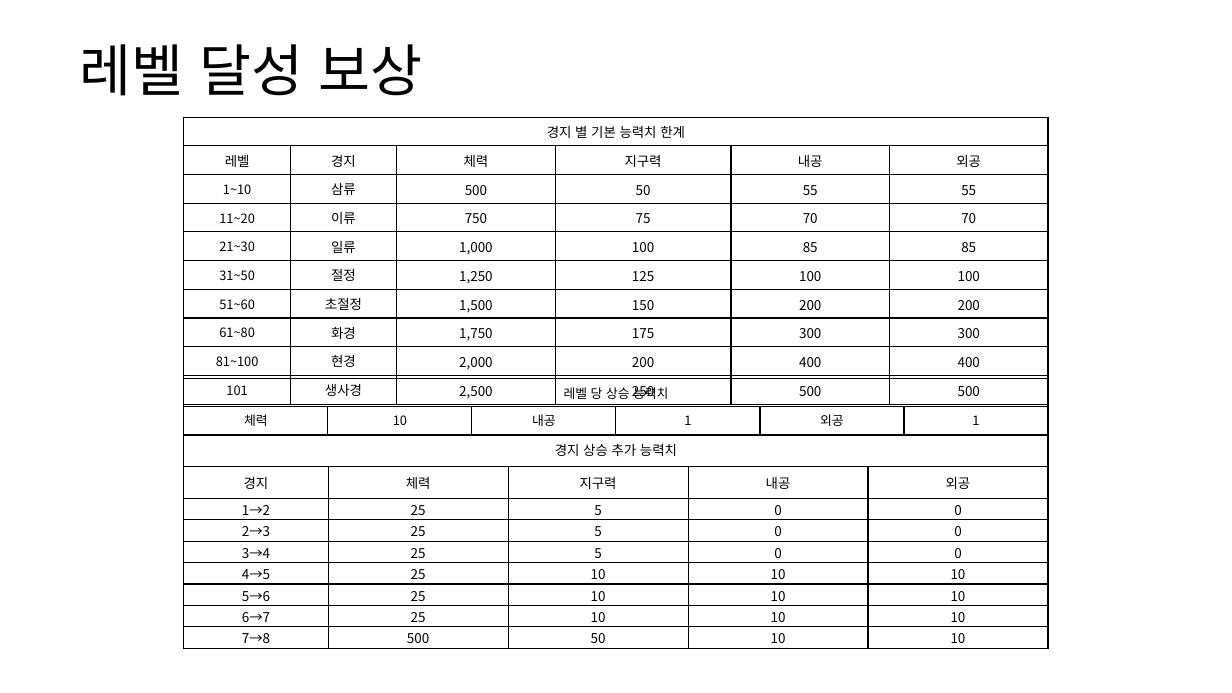
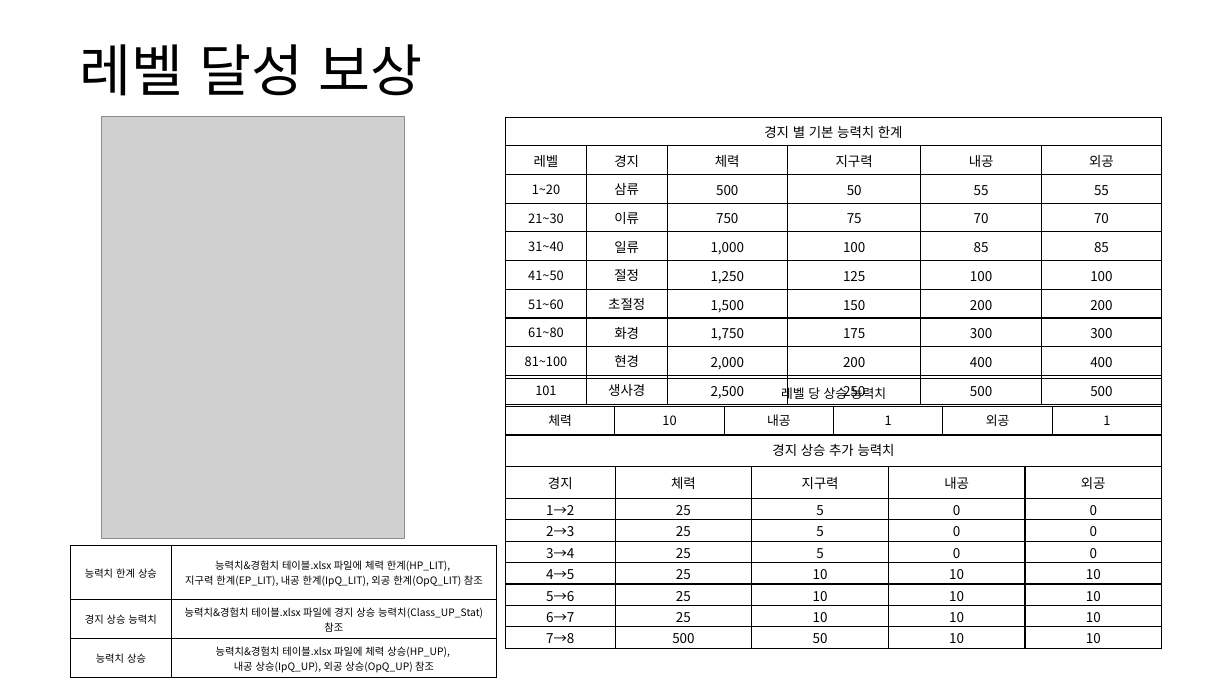
Before and after one commit to yjk0401/unityenginebasic_9th, a slide deck: slide 7 of 기획/방랑엽사전/레벨업 시스템 기획서.pptx. Drawn at 1232x693 pixels with LibreOffice and Linux fonts; fonts in the diff are those of the drawing; grey boxes stand for pictures. Boxes give left, top, right and bottom in pixels: in the first picture for what was removed or moved away, otherwise in the second. Text is boxed around its words. In the diff, an @@ line names an element or a change of style, - is before the commit and + after.

```diff
--- a/기획/방랑엽사전/레벨업 시스템 기획서.pptx
+++ b/기획/방랑엽사전/레벨업 시스템 기획서.pptx
@@ picture added at (102, 116, 404, 539) @@
@@ table at (506, 117, 1160, 403) @@
-row 3, column 1: 1~10
+row 3, column 1: 1~20
-row 4, column 1: 11~20
+row 4, column 1: 21~30
-row 5, column 1: 21~30
+row 5, column 1: 31~40
-row 6, column 1: 31~50
+row 6, column 1: 41~50
@@ table: place and size @@
-table at (184, 117, 1049, 403)
+table at (506, 117, 1160, 403)
@@ table: place and size @@
-table at (184, 379, 1049, 430)
+table at (506, 379, 1160, 430)
@@ table: place and size @@
-table at (184, 435, 1049, 648)
+table at (506, 435, 1163, 648)
@@ table added at (70, 545, 496, 677), 3 rows, 2 columns @@
+능력치 한계 상승 | 능력치&경험치 테이블.xlsx 파일에 체력 한계(HP_LIT), / 지구력 한계(EP_LIT), 내공 한계(IpQ_LIT), 외공 한계(OpQ_LIT) 참조
+경지 상승 능력치 | 능력치&경험치 테이블.xlsx 파일에 경지 상승 능력치(Class_UP_Stat) 참조
+능력치 상승 | 능력치&경험치 테이블.xlsx 파일에 체력 상승(HP_UP), / 내공 상승(IpQ_UP), 외공 상승(OpQ_UP) 참조
```
Also in this commit, not shown: 1 other slide changed, 27 other files.
